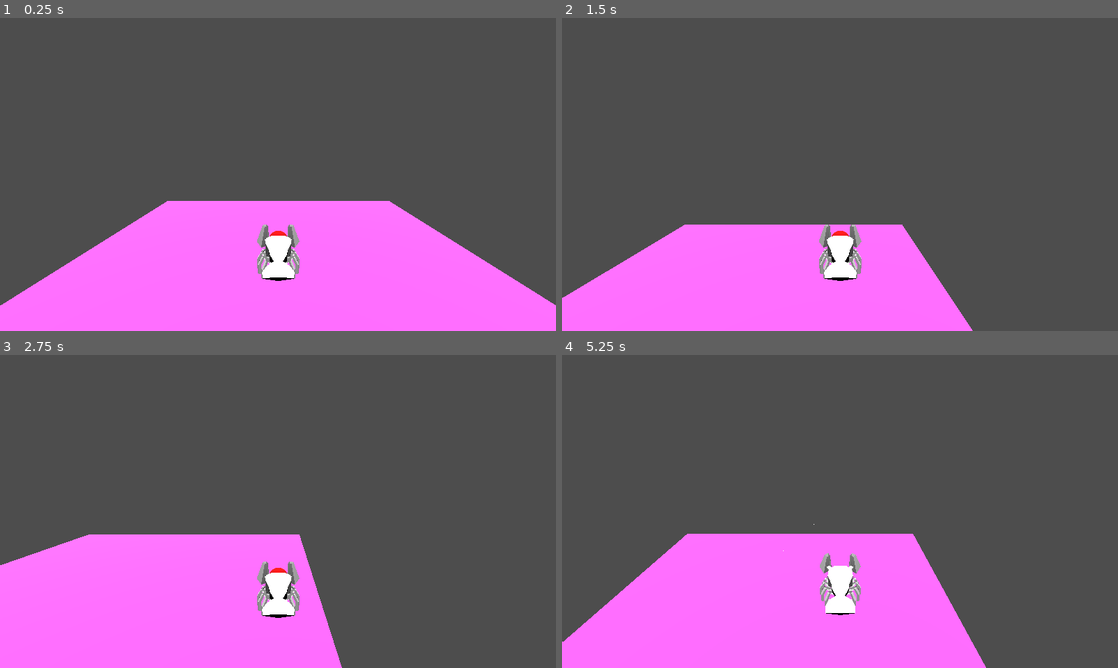
Above: before the commit, frames 1-4 (two rows, left to right).
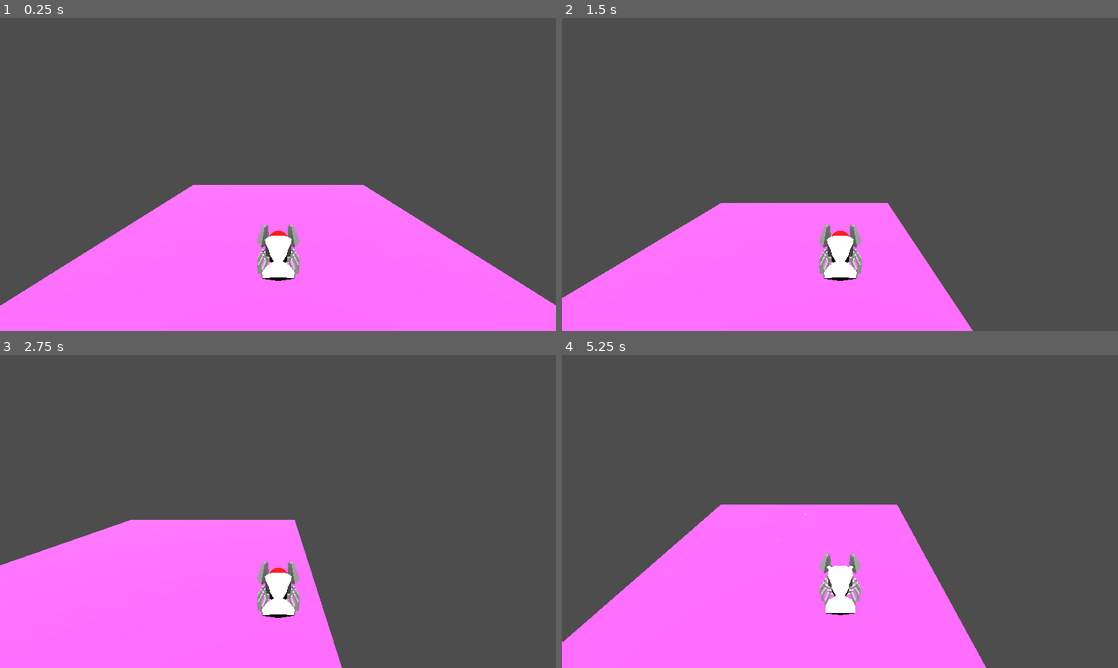
Above: after the commit, the same moments.

Repository: fazilhus/mantis-crab
Game: Godot game, scene res://scenes/test_v.tscn
The game is run twice, just before and just after one commit, with the same random seed, the same clock (stepped at 60 frames per second) and the same inputs. This scene is started directly instead of the project's main scene.
Inputs (mouse positions are in pixels of both pictures, inside the frame that each line leads up to):
- Up to frame 1 (0.25 s): no input
- Up to frame 2 (1.5 s): tap Enter at 0.5 s; move the mouse to (962, 158) at 0.52 s; hold D (Right) 0.53-1.28 s; click (962, 158) at 0.6 s; tap Space (Jump_Action) at 0.77 s; move the mouse to (728, 190) at 1.27 s; hold S (Backward) from 1.28 s (still down); tap Ctrl (Grab) at 1.35 s
- Up to frame 3 (2.75 s): tap Space (Jump_Action) at 1.52 s; move the mouse to (333, 442) at 2.02 s; release S (Backward) at 2.03 s; hold D (Right) from 2.03 s (still down); tap M (Hide_Mouse) at 2.1 s
- Up to frame 4 (5.25 s): move the mouse to (812, 574) at 2.77 s; release D (Right) at 2.78 s; hold W (Forward) 2.78-3.53 s; tap Enter at 2.85 s; tap Space (Jump_Action) at 3.02, 3.77, 4.52 s; move the mouse to (1006, 558) at 3.52 s; hold A (Left) 3.53-5.03 s; click (1006, 558) at 3.6 s; move the mouse to (673, 464) at 4.27 s; tap Ctrl (Grab) at 4.35 s; move the mouse to (867, 511) at 5.02 s; hold S (Backward) from 5.03 s (still down); tap M (Hide_Mouse) at 5.1 s

The runs differ from the first frame. In frame 1, 1.8% of the frame differs, in the area x 3-98%, y 53-89%; in frame 2, 2.4%; in frame 3, 1.6%; in frame 4, 3.4%, in the area x 9-68%, y 47-77%.

Commit message:
Updated currents again

Diff:
--- a/scenes/current.gd
+++ b/scenes/current.gd
@@ -14,32 +14,33 @@
 
 # Called every frame. 'delta' is the elapsed time since the previous frame.
 func _process(delta: float):
-	if entered:
-		player.velocity.x = move_toward(player.velocity.x, current_force_direction.x, 4)
-		player.velocity.y = move_toward(player.velocity.y, current_force_direction.y, 4)
-		player.velocity.z = move_toward(player.velocity.z, current_force_direction.z, 4)
+	# if entered:
+	# 	player.velocity.x = move_toward(player.velocity.x, current_force_direction.x, 4)
+	# 	player.velocity.y = move_toward(player.velocity.y, current_force_direction.y, 4)
+	# 	player.velocity.z = move_toward(player.velocity.z, current_force_direction.z, 4)
 
-		player.move_and_slide()
+	# 	player.move_and_slide()
 
-	if exited:
-		player.velocity.x = move_toward(player.velocity.x, current_force_direction.x, 4)
-		player.velocity.y = move_toward(player.velocity.y, current_force_direction.y, 4)
-		player.velocity.z = move_toward(player.velocity.z, current_force_direction.z, 4)
+	# if exited:
+	# 	player.velocity.x = move_toward(player.velocity.x, current_force_direction.x, 4)
+	# 	player.velocity.y = move_toward(player.velocity.y, current_force_direction.y, 4)
+	# 	player.velocity.z = move_toward(player.velocity.z, current_force_direction.z, 4)
 
-		player.move_and_slide()
-		exited = false
+	# 	player.move_and_slide()
+	# 	exited = false
+	pass
 
 
 func _on_body_exited(body:Node3D):
 	if body is PlayerCharacter:
 		player = body
-		entered = false
-		exited = true
+		SignalBuss.current_entered.emit(Vector3.ZERO)
 
 
 func _on_body_entered(body:Node3D):
 	if body is PlayerCharacter:
 		player = body
-		entered = true
-		exited = false
-		current_force_direction = stream_End_marker.global_position-player.velocity.normalized()
+		SignalBuss.current_entered.emit((stream_End_marker.global_position-player.global_position).normalized())
+	# 	entered = true
+	# 	exited = false
+	# 	current_force_direction = 0.2*(stream_End_marker.global_position-player.global_position).normalized()
--- a/scenes/test_v.tscn
+++ b/scenes/test_v.tscn
@@ -27,10 +27,11 @@
 transform = Transform3D(1, 0, 0, 0, 0.190689, 0.98165, 0, -0.98165, 0.190689, 0, 8.9016, 0)
 
 [node name="PlayerCharacter" parent="." instance=ExtResource("1_h4qco")]
-rot_speed_mod = null
+transform = Transform3D(1, 0, 0, 0, 1, 0, 0, 0, 1, 0, 0, 5.73979)
+rot_speed_mod = Vector2(1, 1)
 
 [node name="Camera3D" type="Camera3D" parent="PlayerCharacter"]
 transform = Transform3D(1, 0, 0, 0, 0.654503, 0.756059, 0, -0.756059, 0.654503, 0, 8.82211, 3.14513)
 
 [node name="Current_Area" parent="." instance=ExtResource("2_wkh21")]
-transform = Transform3D(0.106261, -1.96713, 0, 1.96713, 0.106261, 0, 0, 0, 1.97, 0.00256395, -9.04438, -7.58187)
+transform = Transform3D(-0.0530802, -1.96928, 0, 1.96928, -0.0530802, 0, 0, 0, 1.97, 0.00256395, -9.04041, -3.36697)
--- a/scripts/SignalBuss.gd
+++ b/scripts/SignalBuss.gd
@@ -13,3 +13,4 @@
 signal _can_grab
 
 signal collected_collectable(collectable: Collectable)
+signal current_entered(current_direction: Vector3)
--- a/scripts/player_character.gd
+++ b/scripts/player_character.gd
@@ -15,6 +15,8 @@
 var is_grabbing : bool = false
 var can_grab : bool = false
 
+var current_dir : Vector3 = Vector3.ZERO
+
 var camera_gimble_origin : Vector3 = Vector3.ZERO
 var camera_gimble_rotation_origion : Vector3 = Vector3.ZERO
 
@@ -26,6 +28,7 @@
 	SignalBuss._can_grab.connect(_can_grab)
 	SignalBuss.bubble_release.connect(on_bubble_release)
 	camera_gimble_origin = camera_gimble.position
+	SignalBuss.current_entered.connect(on_current_entered)
 
 	SignalBuss.player_spawned.emit(self)
 
@@ -36,6 +39,9 @@
 		ground_movement(delta)
 	else:
 		air_movement(delta)
+	#if current_dir is not Vector3.ZERO:
+
+	self.velocity += 1.5*current_dir
 
 	# Add the gravity.
 
@@ -122,3 +128,6 @@
 	else:
 		velocity.x = move_toward(velocity.x, 0, 1)
 		velocity.z = move_toward(velocity.z, 0, 1)
+
+func on_current_entered(current_direction: Vector3):
+	current_dir = current_direction
Not shown: 1 places in scenes/test_v.tscn that only renumber resources
